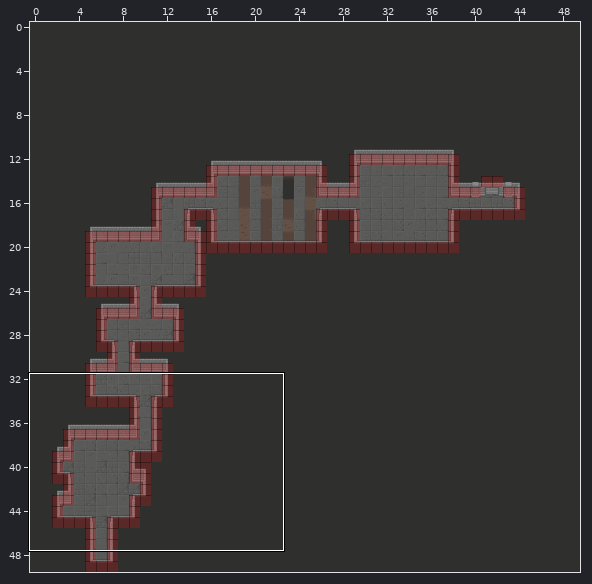
A Tiled map gets an edit: Torchase/Resources/Maptest/Mapver2.tmx. The first picture is a wide view before the edit; the outline marks the close-up.
Close-up. Earlier state:
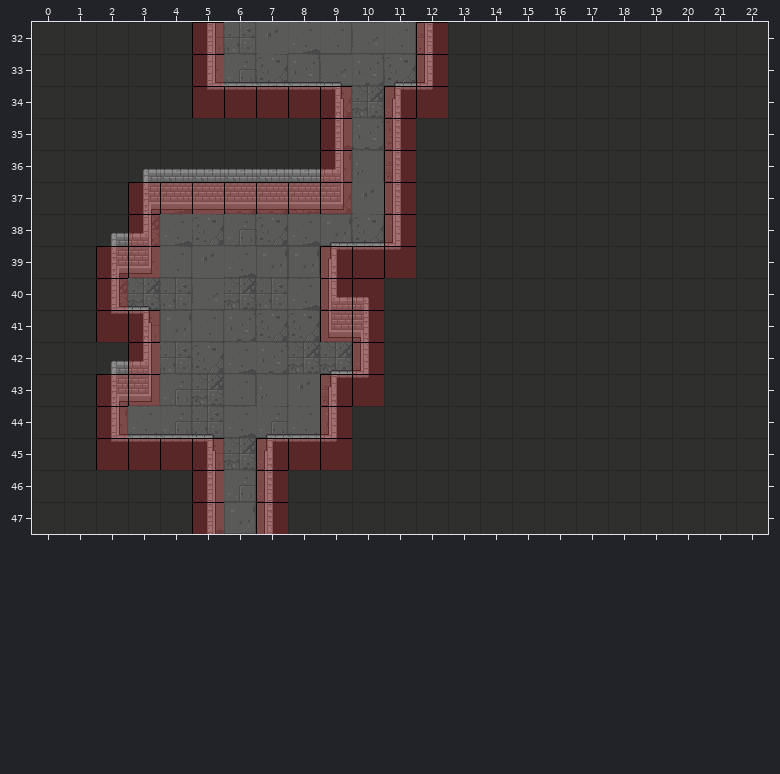
Cells are 32x32 px. Shown: x 0..22, y 32..47.
The same view after the edit:
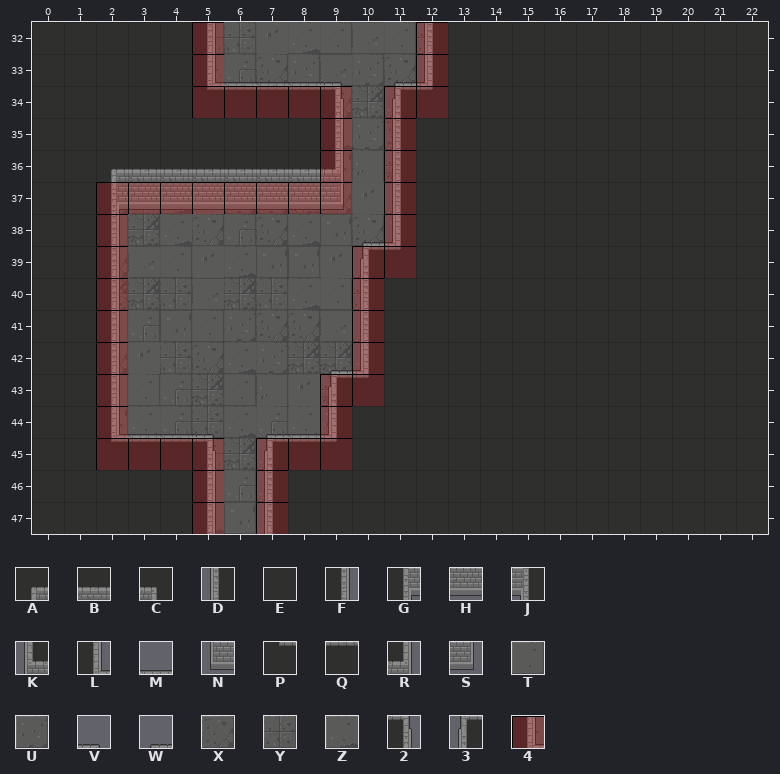
Key: from "GamemapObject": A 3, B 4, C 5, D 16, E 17, F 18, G 19, H 20, J 21, K 32, L 35, M 36, N 48, P 51, Q 52, R 65, S 81, T 88, U 89, V 97, W 98, X 104, Y 105, Z 108, 2 113, 3 114; from "meta_tiles": 4 0.
_ is an empty cell, # one hidden under a higher layer.
See-through tiles are keyed as they look on the map.
From old to new:
Layer "Floor":
y 37: x 2 E -> U
y 38: x 2 # -> T
y 39: x 2 Z -> X; x 10 # -> T
y 40: x 10 # -> Y
y 41: x 2 # -> T
y 42: x 2 # -> X
Layer "Wal":
y 36: x 2..3 _A -> AB
y 37: x 2..3 _G -> GH
y 38: x 2..3 AR -> F_; x 9..10 WM -> _W
y 39: x 2..3 GS -> F_; x 9..10 3Q -> _3
y 40: x 2..3 LV -> F_; x 9..10 KC -> _D
y 41: x 2..3 P2 -> F_; x 9..10 NJ -> _D
y 42: x 2..3 AR -> F_
y 43: x 2..3 GS -> F_
Layer "meta":
y 37: x 2 _ -> 4
y 38: x 2..3 _4 -> 4_
y 39: x 3 4 -> _; x 9 4 -> _
y 40: x 9 4 -> _
y 41: x 3 4 -> _; x 9 4 -> _
y 42: x 2..3 _4 -> 4_
y 43: x 3 4 -> _
Where, in picture pixels (left, top, right, bottom), the same in both close-ups:
changed: (96, 169, 160, 406)
changed: (320, 242, 383, 342)
